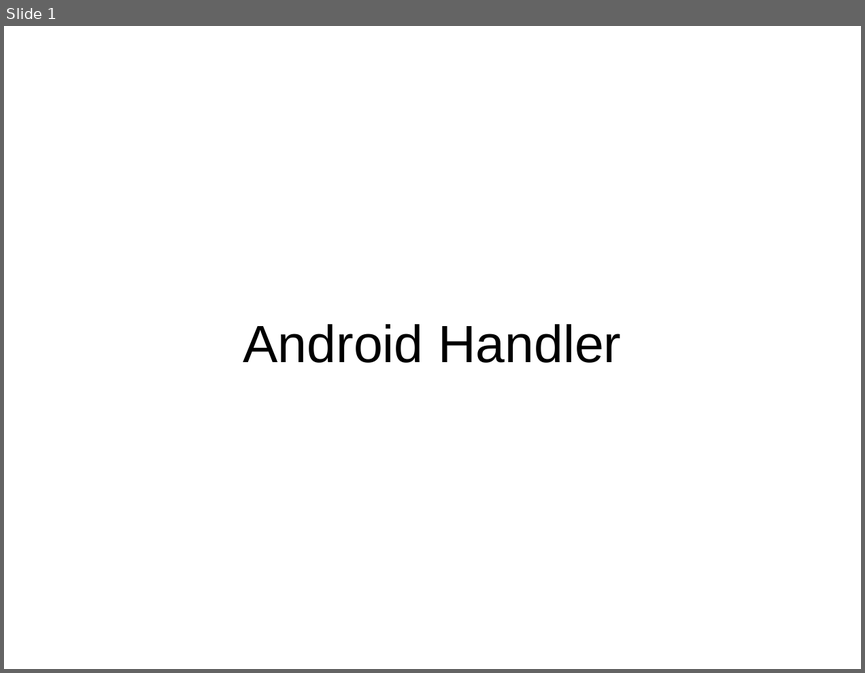
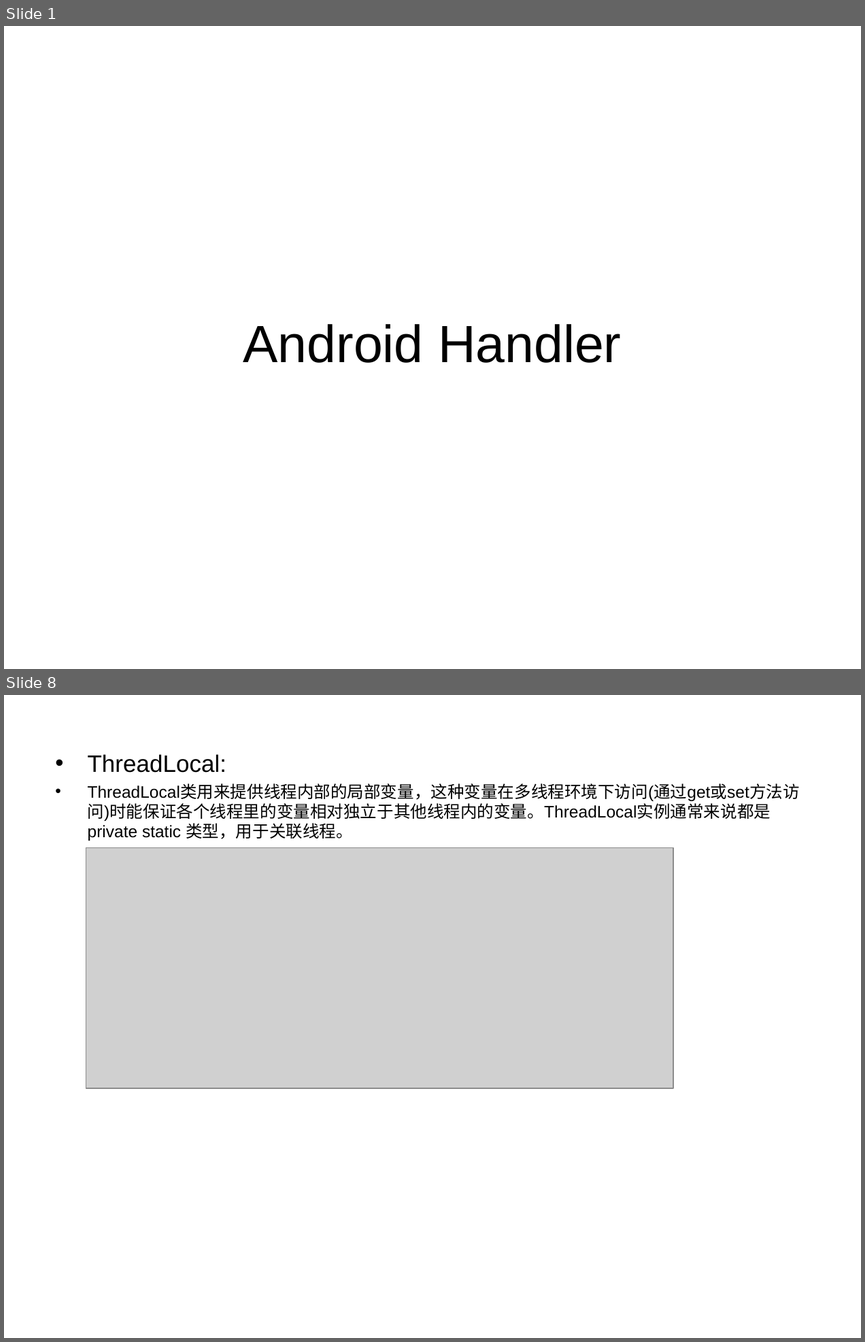
Before and after one commit to PeakLi/Android-Handler, a slide deck: Android Handler.ppt. Shown one above the other, each under a label of ours: slide 1 before the commit, slides 1 and 8 after it; the slides between them are not shown. The pictures are 865x673 and 865x1342 pixels, drawn with LibreOffice and Linux fonts; fonts in the diff are those of the drawing; grey boxes stand for pictures. Boxes give left, top, right and bottom in pixels: in the first picture for what was removed or moved away, otherwise in the second. Text is boxed around its words. In the diff, an @@ line names an element or a change of style, - is before the commit and + after.

```diff
--- a/Android Handler.ppt
+++ b/Android Handler.ppt
@@ slide 8 added at <box>4,695,861,1338</box>, background #FFFFFF @@
@@ text added at <box>88,754,800,839</box>, 14 pt, text #000000 @@
+• ThreadLocal:
+• ThreadLocal类用来提供线程内部的局部变量，这种变量在多线程环境下访问(通过get或set方法访问)时能保证各个线程里的变量相对独立于其他线程内的变量。ThreadLocal实例通常来说都是private static 类型，用于关联线程。
@@ picture added at <box>86,847,673,1088</box> @@
```
Also in this commit, not shown: 1 slide changed, 6 other slides added, 1 slide removed.
